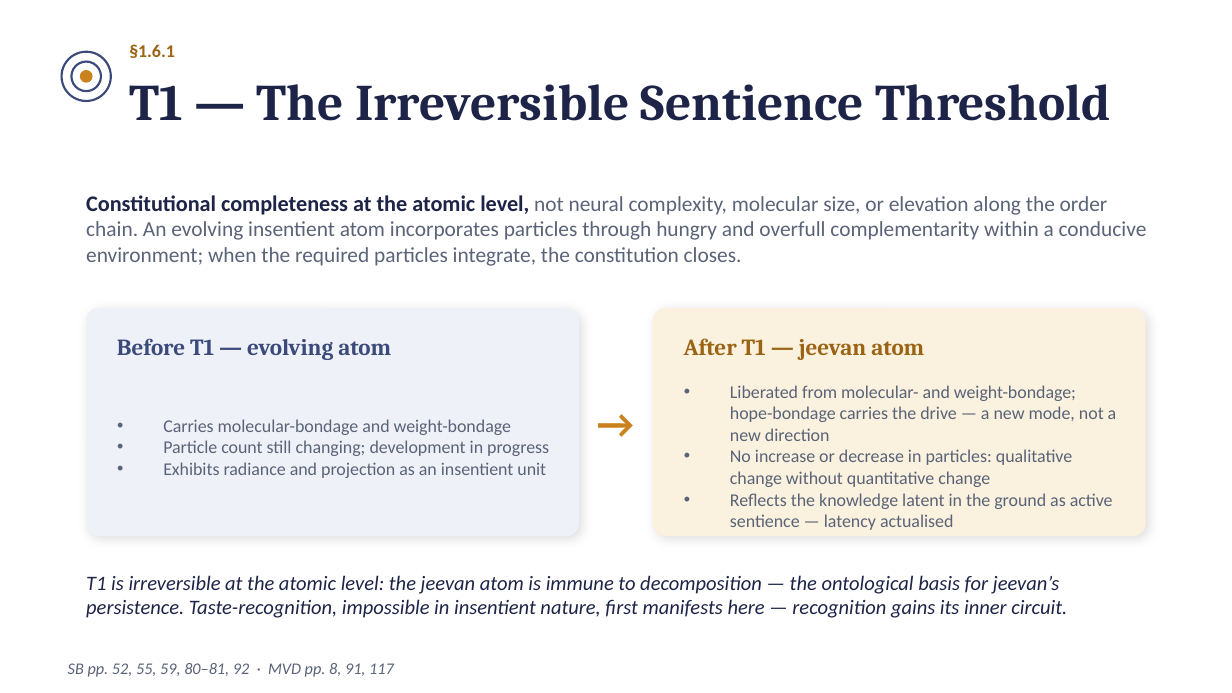
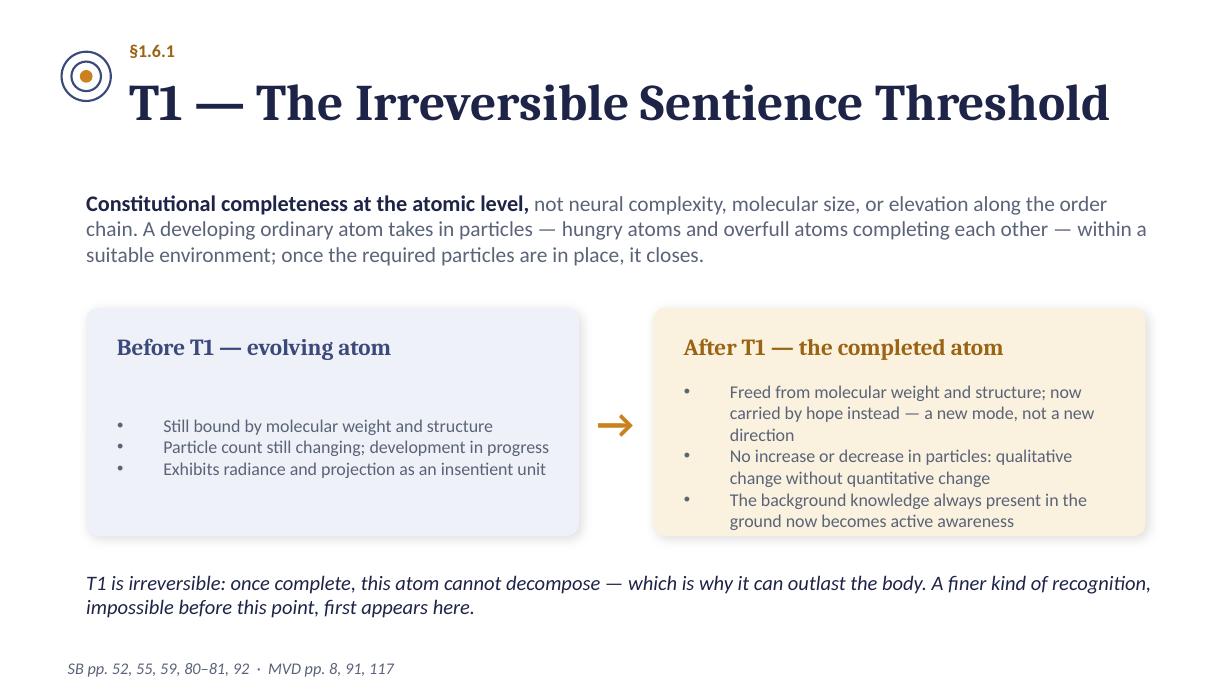
Before and after one commit to raghavamohan/AnalyticMadhyasthDarshan, a slide deck: slide 10 of Studies/The-Ontology-of-Coexistence/The-Ontology-of-Existence-Madhyasth-Darshan.pptx. Drawn at 1232x693 pixels with LibreOffice and Linux fonts; fonts in the diff are those of the drawing. Boxes give left, top, right and bottom in pixels: in the first picture for what was removed or moved away, otherwise in the second. Text is boxed around its words. In the diff, an @@ line names an element or a change of style, - is before the commit and + after.

```diff
--- a/Studies/The-Ontology-of-Coexistence/The-Ontology-of-Existence-Madhyasth-Darshan.pptx
+++ b/Studies/The-Ontology-of-Coexistence/The-Ontology-of-Existence-Madhyasth-Darshan.pptx
@@ text at box(86, 195, 1147, 266): text changed @@
-Constitutional completeness at the atomic level, not neural complexity, molecular size, or elevation along the order chain. An evolving insentient atom incorporates particles through hungry and overfull complementarity within a conducive environment; when the required particles integrate, the constitution closes.
+Constitutional completeness at the atomic level, not neural complexity, molecular size, or elevation along the order chain. A developing ordinary atom takes in particles — hungry atoms and overfull atoms completing each other — within a suitable environment; once the required particles are in place, it closes.
@@ text at box(684, 338, 1004, 360): text changed @@
-After T1 — jeevan atom
+After T1 — the completed atom
@@ text at box(730, 385, 1095, 441): text changed @@
-• Liberated from molecular- and weight-bondage; hope-bondage carries the drive — a new mode, not a new direction
+• Freed from molecular weight and structure; now carried by hope instead — a new mode, not a new direction
@@ text at box(163, 419, 493, 435): text changed @@
-• Carries molecular-bondage and weight-bondage
+• Still bound by molecular weight and structure
@@ text at box(730, 493, 1087, 530): text changed @@
-• Reflects the knowledge latent in the ground as active sentience — latency actualised
+• The background knowledge always present in the ground now becomes active awareness
@@ text at box(86, 575, 1151, 618): text changed @@
-T1 is irreversible at the atomic level: the jeevan atom is immune to decomposition — the ontological basis for jeevan’s persistence. Taste-recognition, impossible in insentient nature, first manifests here — recognition gains its inner circuit.
+T1 is irreversible: once complete, this atom cannot decompose — which is why it can outlast the body. A finer kind of recognition, impossible before this point, first appears here.
```
Also in this commit, not shown: 14 other slides changed, 1 slide added.
